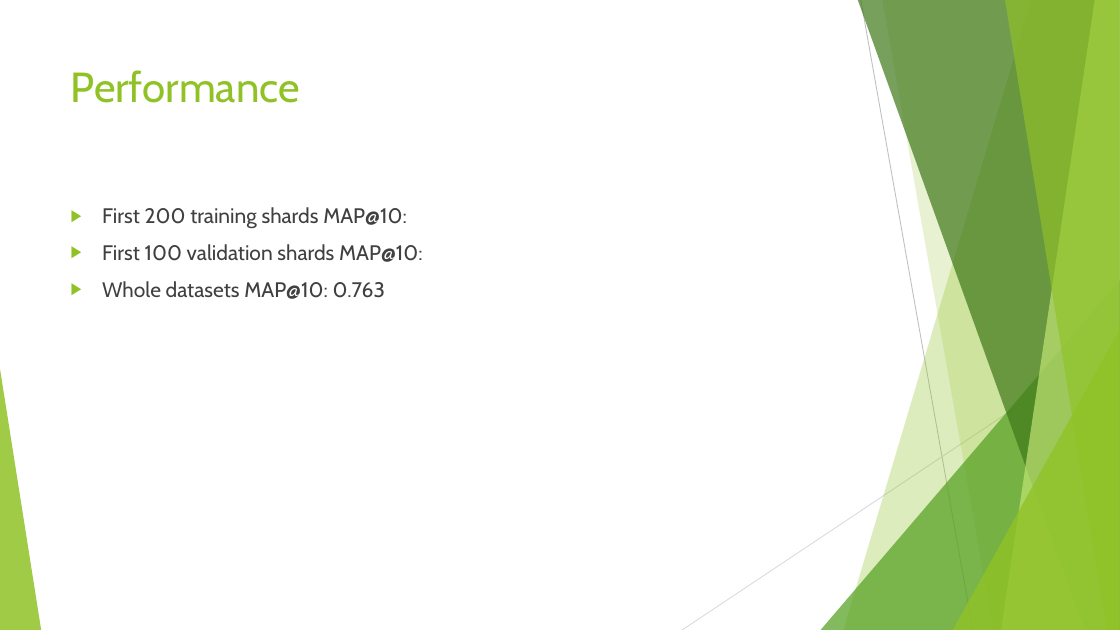
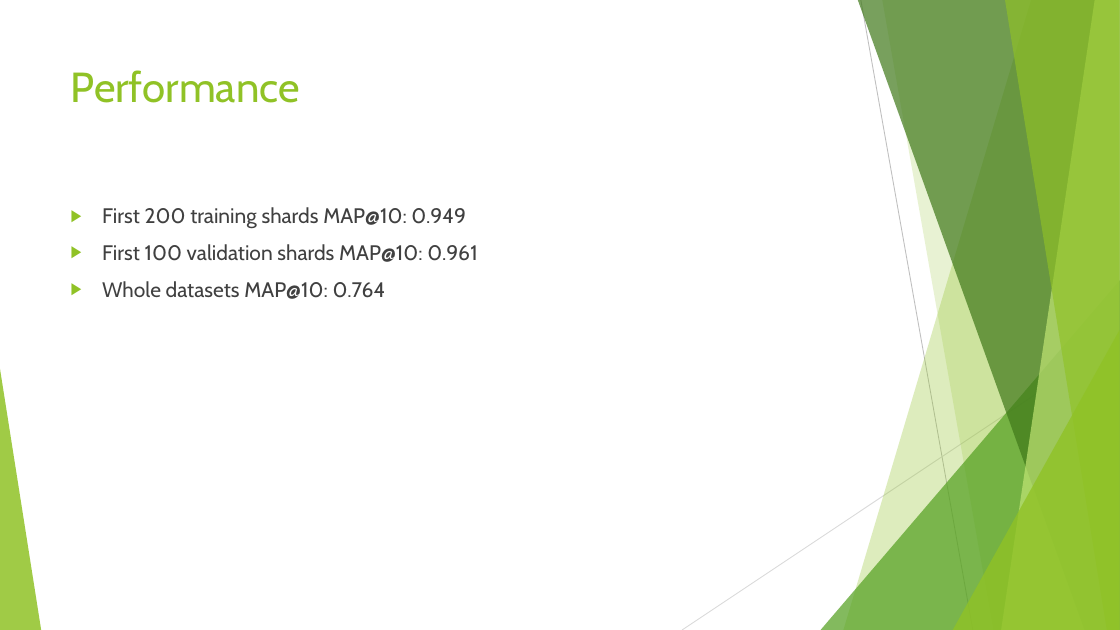
Before and after one commit to VongolaTeong/Multi-label-Classification-on-YouTube-8M, a slide deck: slide 19 of 518030990014.pptx. Drawn at 1120x630 pixels with LibreOffice and Linux fonts; fonts in the diff are those of the drawing. Boxes give left, top, right and bottom in pixels: in the first picture for what was removed or moved away, otherwise in the second. Text is boxed around its words. In the diff, an @@ line names an element or a change of style, - is before the commit and + after.

```diff
--- a/518030990014.pptx
+++ b/518030990014.pptx
@@ text at <box>102,207,477,299</box>: text changed @@
-▶ First 200 training shards MAP@10:
-▶ First 100 validation shards MAP@10:
-▶ Whole datasets MAP@10: 0.763
+▶ First 200 training shards MAP@10: 0.949
+▶ First 100 validation shards MAP@10: 0.961
+▶ Whole datasets MAP@10: 0.764
```
Also in this commit, not shown: 4 other slides changed, 1 slide added, 1 slide removed, 5 other files.
